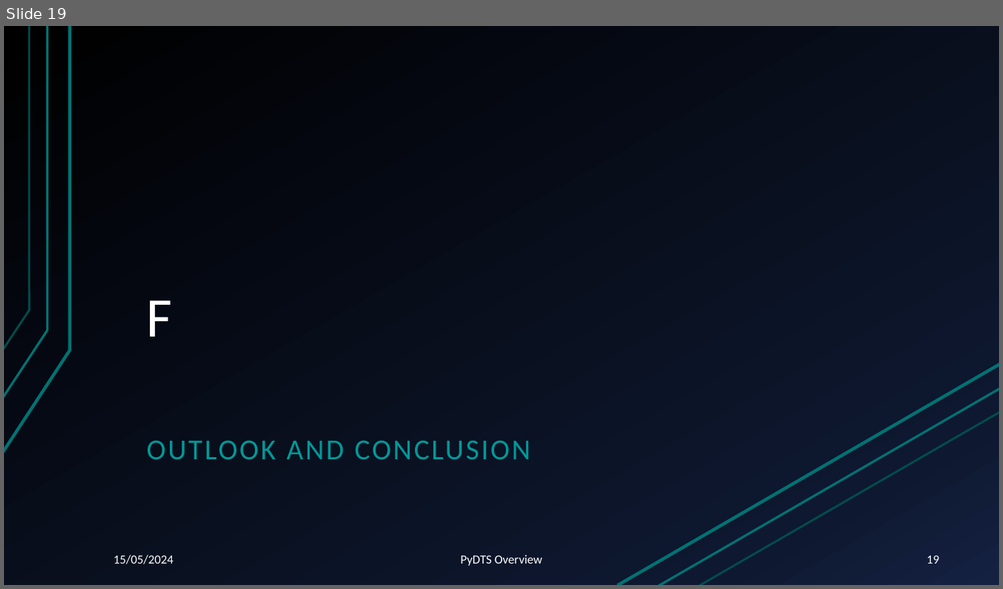
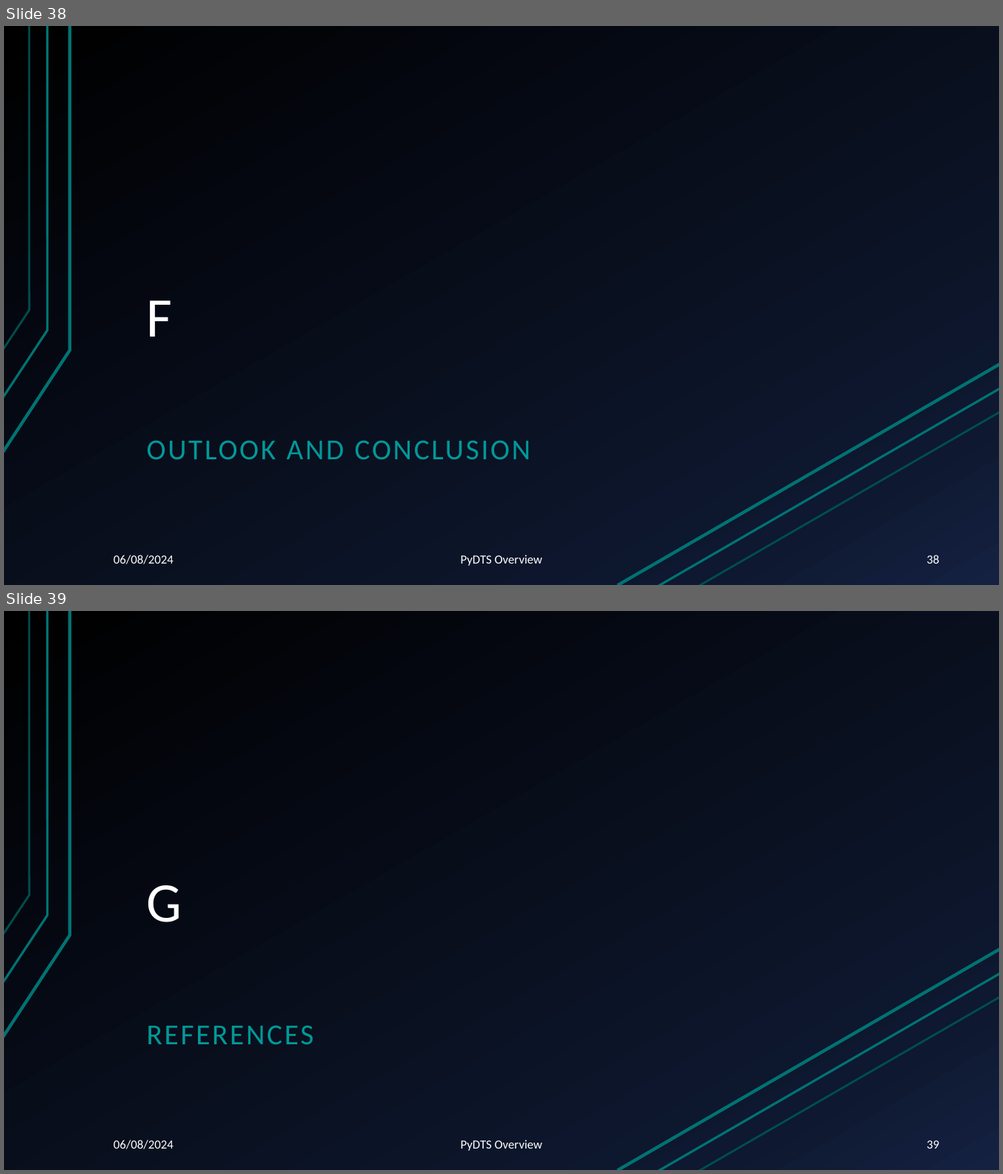
Before and after one commit to pascme05/PyPowerSim, a slide deck: docu/PR_240515_PyPowerSim_Tutorial.pptx. Shown one above the other, each under a label of ours: slide 19 before the commit, slides 38 and 39 after it. The pictures are 1003x589 and 1003x1174 pixels, drawn with LibreOffice and Linux fonts; fonts in the diff are those of the drawing. Boxes give left, top, right and bottom in pixels: in the first picture for what was removed or moved away, otherwise in the second. Text is boxed around its words. In the diff, an @@ line names an element or a change of style, - is before the commit and + after.

```diff
--- a/docu/PR_240515_PyPowerSim_Tutorial.pptx
+++ b/docu/PR_240515_PyPowerSim_Tutorial.pptx
@@ slide 39 added at (4, 611, 999, 1170), background gradient #000000 to #0F1931 to #142242; not listed: 6 template elements that a slide beside it also shows @@
@@ title added at (147, 886, 182, 923), 54 pt, text #FFFFFF @@
+G
@@ text added at (147, 1025, 314, 1045), 28 pt, text #009999 @@
+REFERENCES
@@ text added at (114, 1140, 173, 1150), 12 pt, text #FFFFFF @@
+06/08/2024
@@ text added at (461, 1140, 543, 1151), 12 pt, text #FFFFFF @@
+PyDTS Overview
@@ page number added at (926, 1141, 939, 1149), 12 pt, text #FFFFFF @@
+39
@@ what was slide 19 is now slide 38 @@
@@ slide 38 changed as well @@
@@ text at (114, 555, 173, 565): text changed @@
-15/05/2024
+06/08/2024
@@ page number at (926, 555, 939, 564): text changed @@
-19
+38
```
Also in this commit, not shown: 17 other slides changed, 19 other slides added, 1 other file.
